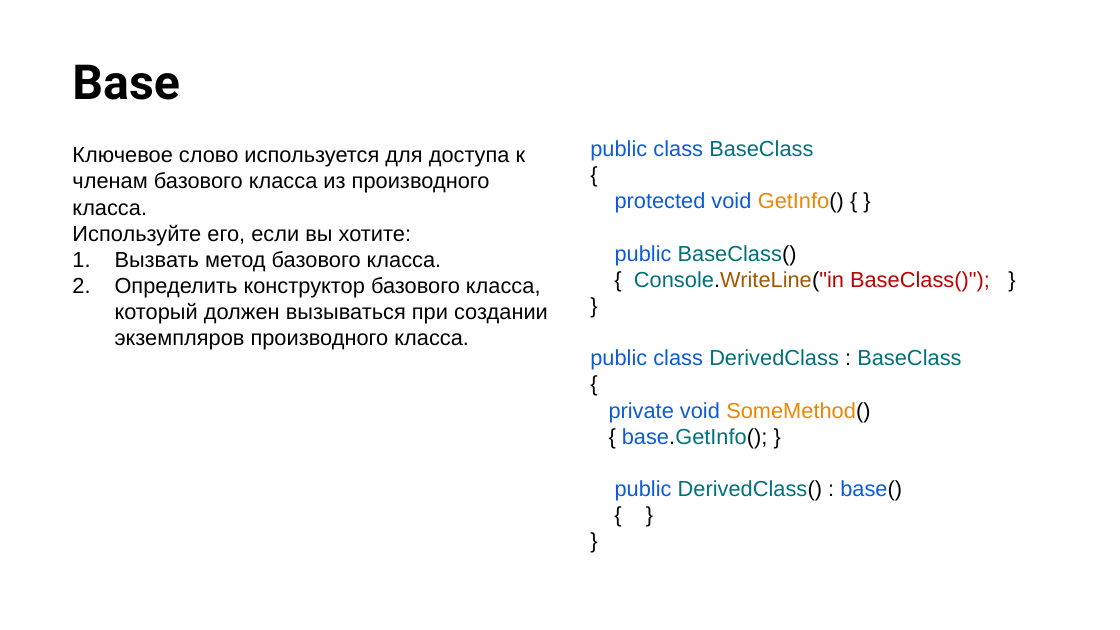
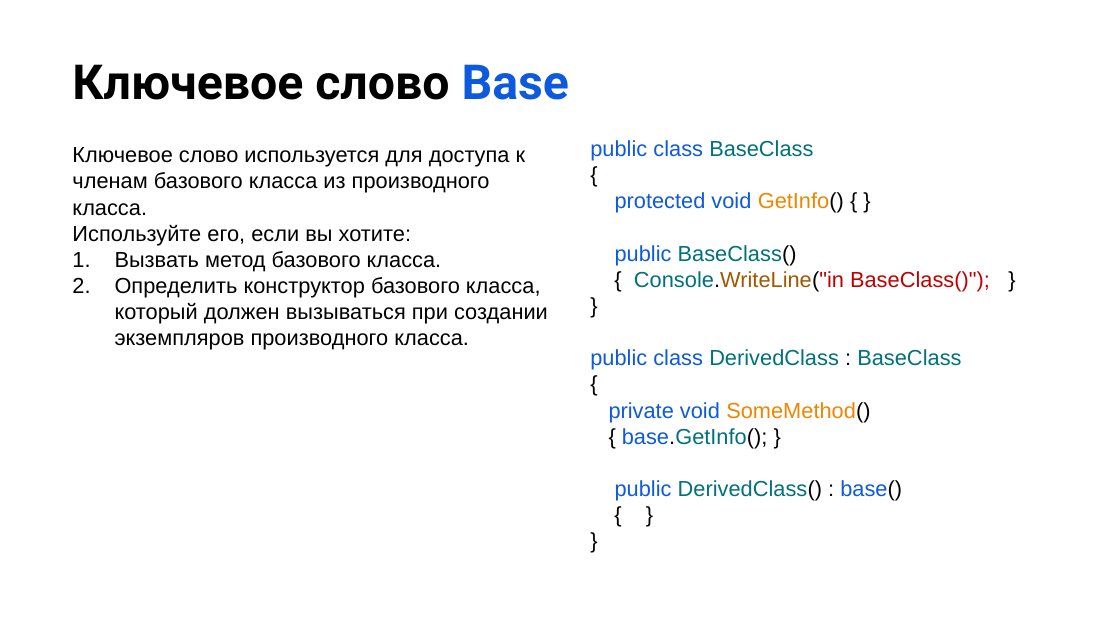
Before and after one commit to NilovPavel/OOP, a slide deck: slide 26 of ООП.pptx (slide 22 before the commit). Drawn at 1120x630 pixels with LibreOffice and Linux fonts; fonts in the diff are those of the drawing; background and template pictures are left out. Boxes give left, top, right and bottom in pixels: in the first picture for what was removed or moved away, otherwise in the second. Text is boxed around its words. In the diff, an @@ line names an element or a change of style, - is before the commit and + after.

```diff
--- a/ООП.pptx
+++ b/ООП.pptx
@@ title at [72,64,569,100]: text changed @@
-Base
+Ключевое слово Base
```
Also in this commit, not shown: 6 other slides changed, 6 slides added.
